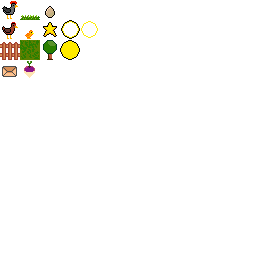
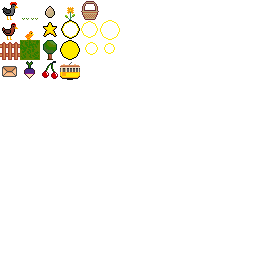
Layers edited between the first and the second 256 × 256 image:
painted on "Paint Layer 1" over [2, 1, 120, 80]
removed layer "Paint Layer 1" (2nd of 4) over [2, 1, 56, 64]
removed layer "Paint Layer 1" (3rd of 4) over [2, 1, 56, 64]
removed layer "Paint Layer 1" (4th of 4) over [2, 1, 120, 80]
